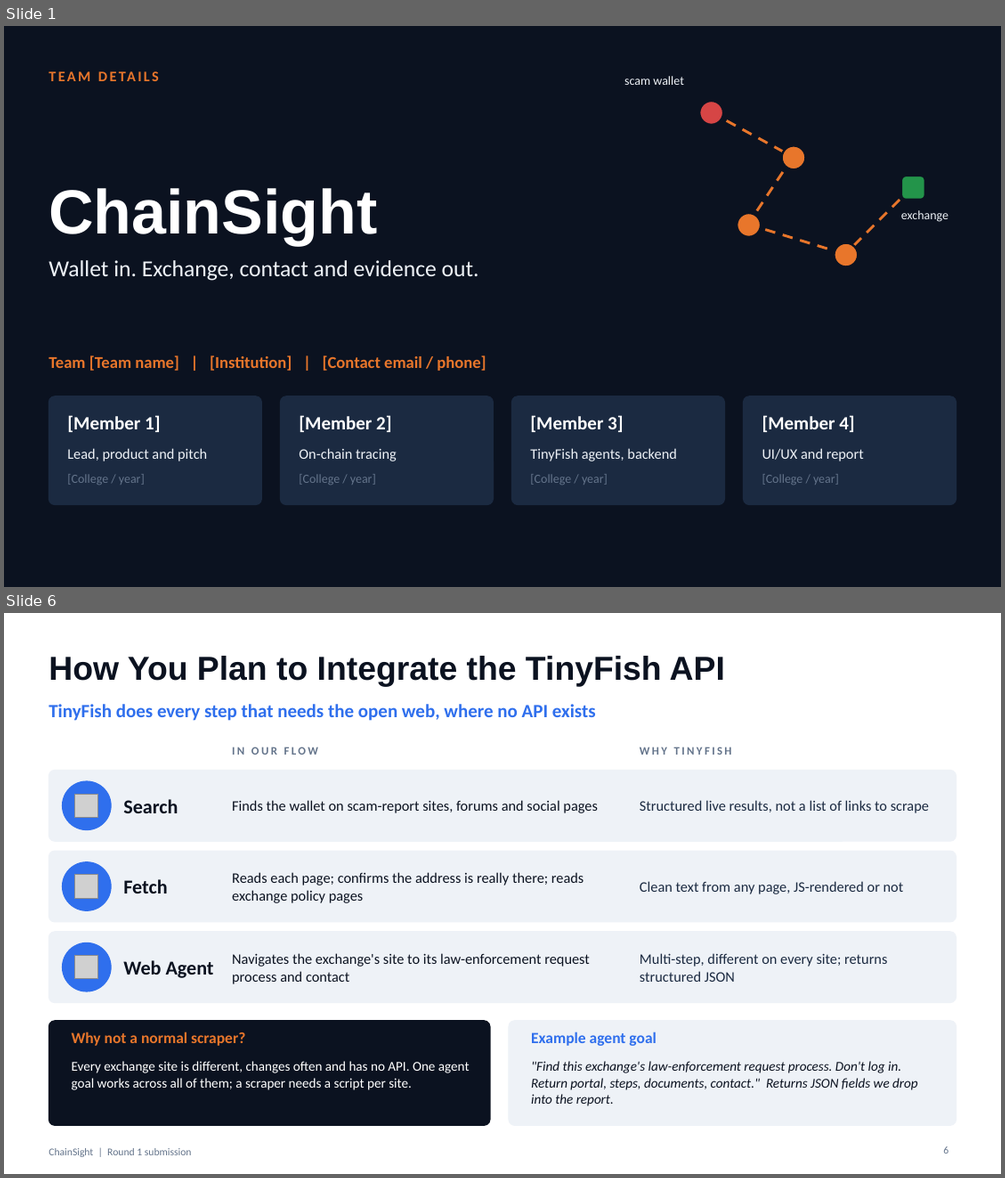
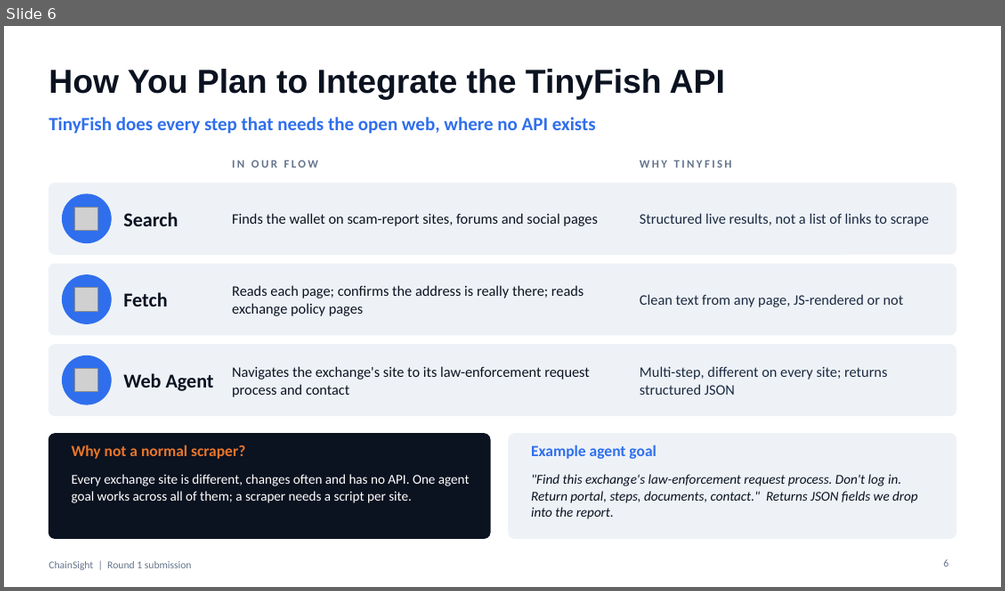
Before and after one commit to sharmaayush2506/ChainSight, a slide deck: docs/pitch/ChainSight_Round1_9slides.pptx. Shown one above the other, each under a label of ours: slides 1 and 6 before the commit, slide 6 after it; the slides between them are not shown. The pictures are 1005x1178 and 1005x591 pixels, drawn with LibreOffice and Linux fonts; fonts in the diff are those of the drawing; grey boxes stand for pictures. Boxes give left, top, right and bottom in pixels: in the first picture for what was removed or moved away, otherwise in the second. Text is boxed around its words. In the diff, an @@ line names an element or a change of style, - is before the commit and + after.

```diff
--- a/docs/pitch/ChainSight_Round1_9slides.pptx
+++ b/docs/pitch/ChainSight_Round1_9slides.pptx
@@ slide 1 removed at (x1=4, y1=26, x2=1001, y2=587), background #0B1220 @@
@@ text removed at (x1=48, y1=67, x2=348, y2=94) @@
-TEAM DETAILS
@@ text removed at (x1=624, y1=76, x2=684, y2=85) @@
-scam wallet
@@ ellipse removed at (x1=699, y1=101, x2=723, y2=125) @@
@@ line removed from (711, 112) to (793, 157) @@
@@ line removed from (793, 157) to (748, 224) @@
@@ ellipse removed at (x1=782, y1=145, x2=806, y2=169) @@
@@ rounded rectangle removed at (x1=901, y1=176, x2=925, y2=200) @@
@@ title removed at (x1=48, y1=188, x2=377, y2=245) @@
-ChainSight
@@ line removed from (913, 187) to (845, 254) @@
@@ text removed at (x1=901, y1=210, x2=948, y2=222) @@
-exchange
@@ ellipse removed at (x1=736, y1=213, x2=760, y2=237) @@
@@ line removed from (748, 224) to (845, 254) @@
@@ text removed at (x1=48, y1=260, x2=479, y2=281) @@
-Wallet in. Exchange, contact and evidence out.
@@ ellipse removed at (x1=834, y1=243, x2=858, y2=267) @@
@@ text removed at (x1=48, y1=355, x2=485, y2=370) @@
-Team [Team name] | [Institution] | [Contact email / phone]
@@ rounded rectangle removed at (x1=48, y1=396, x2=262, y2=505) @@
@@ rounded rectangle removed at (x1=281, y1=396, x2=494, y2=505) @@
@@ rounded rectangle removed at (x1=512, y1=396, x2=725, y2=505) @@
@@ rounded rectangle removed at (x1=744, y1=396, x2=956, y2=505) @@
@@ text removed at (x1=67, y1=415, x2=160, y2=432) @@
-[Member 1]
@@ text removed at (x1=299, y1=415, x2=391, y2=432) @@
-[Member 2]
@@ text removed at (x1=530, y1=415, x2=623, y2=432) @@
-[Member 3]
@@ text removed at (x1=762, y1=415, x2=854, y2=432) @@
-[Member 4]
@@ text removed at (x1=67, y1=448, x2=207, y2=461) @@
-Lead, product and pitch
@@ text removed at (x1=299, y1=448, x2=396, y2=461) @@
-On-chain tracing
@@ text removed at (x1=530, y1=448, x2=677, y2=461) @@
-TinyFish agents, backend
@@ text removed at (x1=762, y1=448, x2=864, y2=461) @@
-UI/UX and report
@@ text removed at (x1=67, y1=474, x2=145, y2=484) @@
-[College / year]
@@ text removed at (x1=299, y1=474, x2=376, y2=484) @@
-[College / year]
@@ text removed at (x1=530, y1=474, x2=607, y2=484) @@
-[College / year]
@@ text removed at (x1=762, y1=474, x2=839, y2=484) @@
-[College / year]
```
Also in this commit, not shown: 5 slides changed, 2 slides added, 1 other slide removed, 1 other file.
